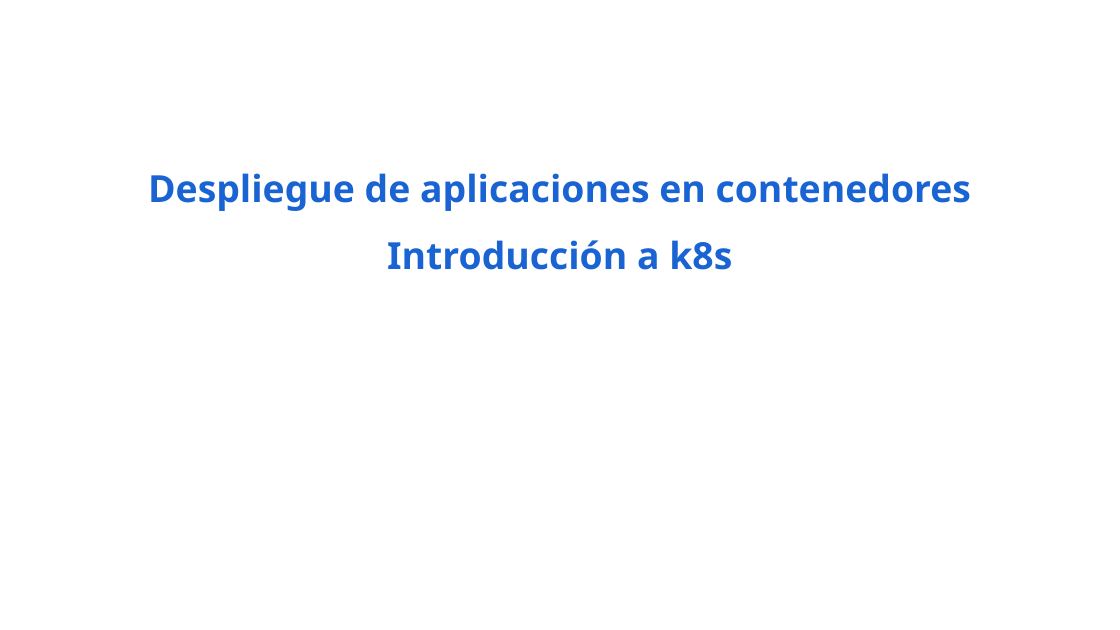
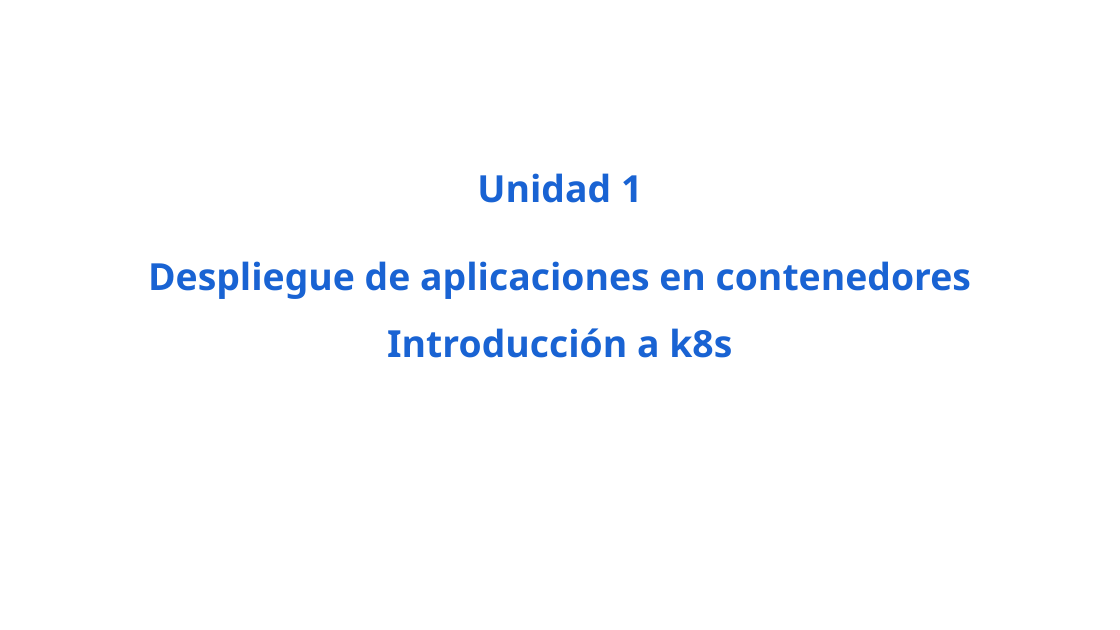
Before and after one commit to iesgn/curso_kubernetes_2020, a slide deck: slide 4 of unidad1/01-despliegue_aplic_contenedores.odp (slide 3 before the commit). Drawn at 1120x630 pixels with LibreOffice and Linux fonts; fonts in the diff are those of the drawing. Boxes give left, top, right and bottom in pixels: in the first picture for what was removed or moved away, otherwise in the second. Text is boxed around its words. In the diff, an @@ line names an element or a change of style, - is before the commit and + after.

```diff
--- a/unidad1/01-despliegue_aplic_contenedores.odp
+++ b/unidad1/01-despliegue_aplic_contenedores.odp
@@ text at <box>477,173,642,203</box>: paragraph added @@
+Unidad 1
```
Also in this commit, not shown: 10 other slides changed, 21 slides added, 1 slide removed, 1 other file.
